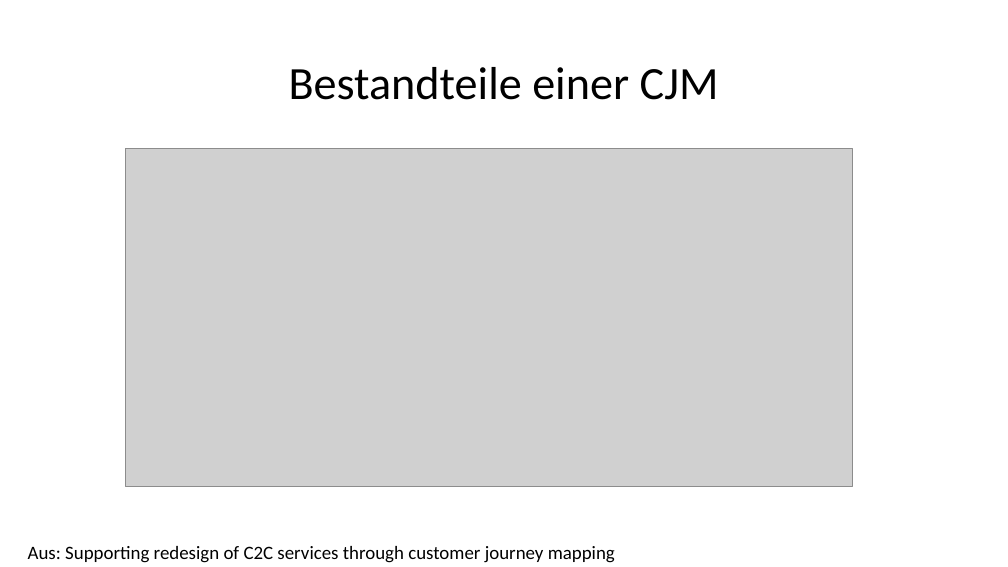
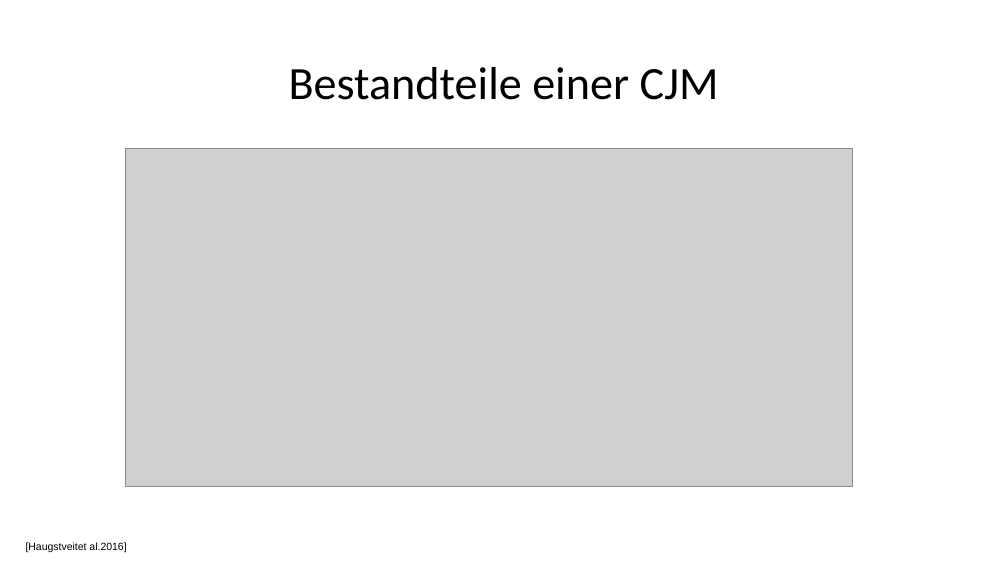
Before and after one commit to TimBoeckel/HCI-Sem-JourneyMaps, a slide deck: slide 6 of Praesentation/Präsentation_Tim.pptx (slide 7 before the commit). Drawn at 1008x567 pixels with LibreOffice and Linux fonts; fonts in the diff are those of the drawing; grey boxes stand for pictures. Boxes give left, top, right and bottom in pixels: in the first picture for what was removed or moved away, otherwise in the second. Text is boxed around its words. In the diff, an @@ line names an element or a change of style, - is before the commit and + after.

```diff
--- a/Praesentation/Präsentation_Tim.pptx
+++ b/Praesentation/Präsentation_Tim.pptx
@@ text added at (26, 542, 126, 553), 10 pt, text #000000 @@
+[Haugstveitet al.2016]
@@ text removed at (28, 546, 615, 563) @@
-Aus: Supporting redesign of C2C services through customer journey mapping
```
Also in this commit, not shown: 7 other slides changed, 6 slides added, 1 slide removed.
